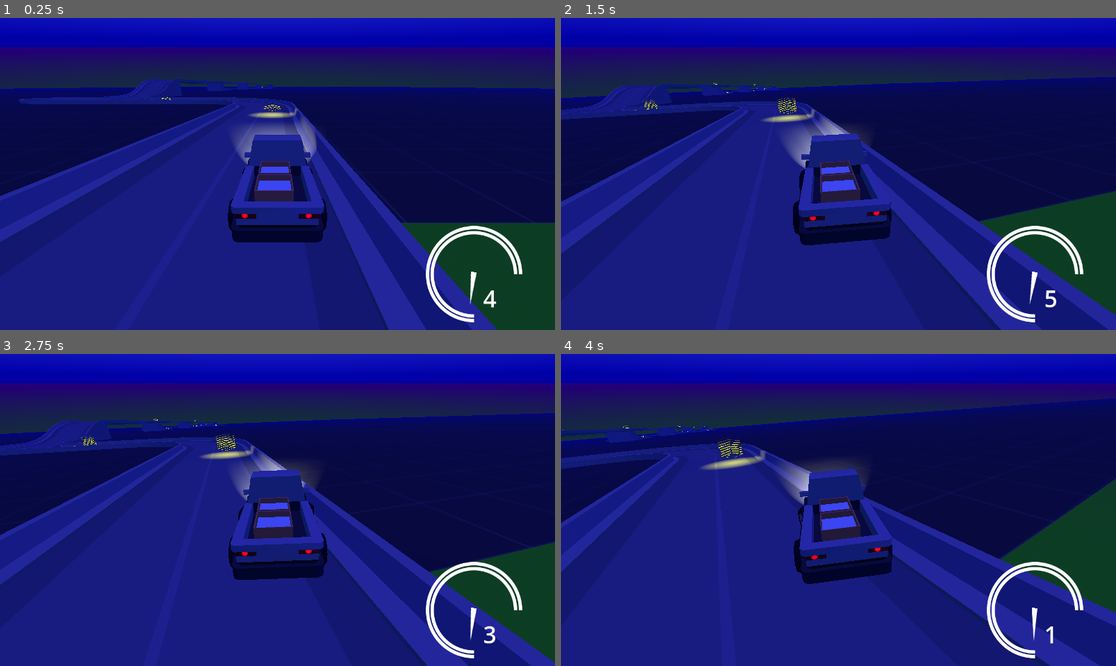
Above: before the commit, frames 1-4 (two rows, left to right).
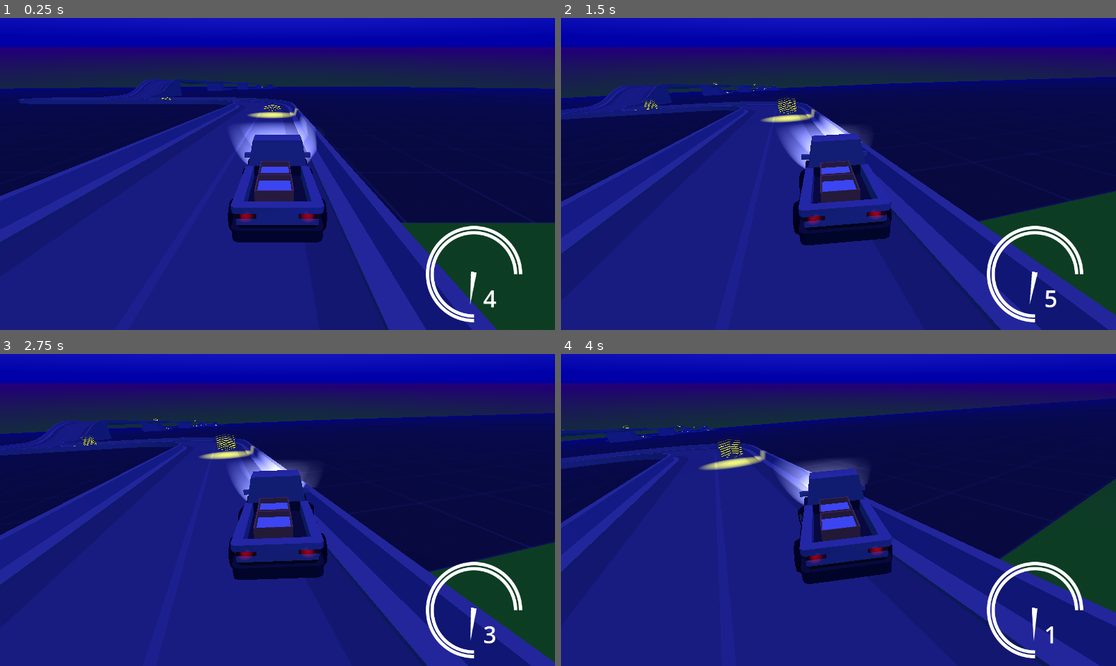
Above: after the commit, the same moments.

Repository: Yngwarr/tofu-delivery-game
Game: Godot game, scene res://scenes/Game.tscn
Two runs of this game, one before a commit and one after it. Both use one fixed random seed, a clock stepped at 60 frames per second and the inputs below.
Inputs:
- Up to frame 1 (0.25 s): no input
- Up to frame 2 (1.5 s): hold D (steer_right) 0.53-1.28 s; tap W (throttle) at 0.6, 1.35 s; hold S (brake) from 1.28 s (still down)
- Up to frame 3 (2.75 s): release S (brake) at 2.03 s; hold D (steer_right) from 2.03 s (still down); tap W (throttle) at 2.1 s
- Up to frame 4 (4 s): tap W (throttle) at 2.85, 3.6 s; release D (steer_right) at 3.53 s; hold A (steer_left) from 3.53 s (still down)

The runs differ from the first frame. In frame 1, 1.2% of the frame differs, in the area x 30-58%, y 26-66%; in frame 2, 1.1%; in frame 3, 1.0%; in frame 4, 1.2%.

Commit message:
vehicle lights

Diff:
--- a/scenes/Car.tscn
+++ b/scenes/Car.tscn
@@ -7,7 +7,8 @@
 [ext_resource type="PackedScene" uid="uid://u8myc7bt2m1t" path="res://models/cars/truckFlat.glb" id="4_40kqm"]
 [ext_resource type="PackedScene" uid="uid://yj1ac53ymcho" path="res://scenes/tofu_box.tscn" id="6_jm0d0"]
 [ext_resource type="PackedScene" uid="uid://clhlk046se2ui" path="res://scenes/Headlight.tscn" id="7_8gh1b"]
-[ext_resource type="PackedScene" uid="uid://cknmrcua4fnxu" path="res://scenes/taillight.tscn" id="8_nhpnl"]
+[ext_resource type="PackedScene" uid="uid://cknmrcua4fnxu" path="res://scenes/Taillight.tscn" id="8_nhpnl"]
+[ext_resource type="PackedScene" uid="uid://by6nefytksqll" path="res://scenes/Stoplight.tscn" id="9_tskr5"]
 
 [sub_resource type="PhysicsMaterial" id="PhysicsMaterial_yjs3a"]
 bounce = 0.5
@@ -105,6 +106,12 @@
 [node name="Taillight2" parent="." instance=ExtResource("8_nhpnl")]
 transform = Transform3D(-1, 1.81762e-08, -8.55124e-08, 1.76123e-16, 0.978148, 0.207912, 8.74228e-08, 0.207912, -0.978148, 0.859563, 0.716294, -2.73692)
 
+[node name="Stoplight" parent="." instance=ExtResource("9_tskr5")]
+transform = Transform3D(-1, 1.81762e-08, -8.55124e-08, 1.76123e-16, 0.978148, 0.207912, 8.74228e-08, 0.207912, -0.978148, -1.01578, 0.759396, -2.72418)
+
+[node name="Stoplight2" parent="." instance=ExtResource("9_tskr5")]
+transform = Transform3D(-1, 1.81762e-08, -8.55124e-08, 1.76123e-16, 0.978148, 0.207912, 8.74228e-08, 0.207912, -0.978148, 1.03006, 0.759396, -2.72418)
+
 [editable path="flw"]
 [editable path="rlw"]
 [editable path="truckFlat"]
--- a/scenes/Checkpoint.tscn
+++ b/scenes/Checkpoint.tscn
@@ -55,3 +55,4 @@
 light_color = Color(1, 1, 0, 1)
 light_energy = 6.0
 light_indirect_energy = 6.0
+omni_attenuation = 0.297302
--- a/scenes/Headlight.tscn
+++ b/scenes/Headlight.tscn
@@ -8,5 +8,6 @@
 [node name="SpotLight3D" type="SpotLight3D" parent="."]
 transform = Transform3D(0.999709, -0.0240962, -0.0010858, 0.0240962, 0.995657, 0.0899282, -0.00108585, -0.0899281, 0.995948, 0, 0, 0)
 light_energy = 16.0
+shadow_enabled = true
 spot_range = 21.2694
 spot_angle = 22.8779
--- /dev/null
+++ b/scenes/Stoplight.tscn
@@ -0,0 +1,12 @@
+[gd_scene load_steps=2 format=3 uid="uid://by6nefytksqll"]
+
+[ext_resource type="Script" path="res://src/Stoplight.gd" id="1_fvs1u"]
+
+[node name="Stoplight" type="OmniLight3D"]
+transform = Transform3D(-1, 1.81762e-08, -8.55124e-08, 1.76123e-16, 0.978148, 0.207912, 8.74228e-08, 0.207912, -0.978148, -0.819928, 0.716294, -2.73692)
+light_color = Color(1, 0, 0, 1)
+light_energy = 2.0
+shadow_enabled = true
+omni_range = 0.401497
+omni_attenuation = 0.554785
+script = ExtResource("1_fvs1u")
--- a/scenes/taillight.tscn
+++ b/scenes/Taillight.tscn
@@ -3,4 +3,8 @@
 [node name="Taillight" type="OmniLight3D"]
 transform = Transform3D(-1, 1.81762e-08, -8.55124e-08, 1.76123e-16, 0.978148, 0.207912, 8.74228e-08, 0.207912, -0.978148, -0.819928, 0.716294, -2.73692)
 light_color = Color(1, 0, 0, 1)
-omni_range = 0.134995
+light_energy = 0.5
+light_specular = 0.2
+shadow_enabled = true
+omni_range = 0.257835
+omni_attenuation = 0.574349
--- a/src/Car.gd
+++ b/src/Car.gd
@@ -3,6 +3,7 @@
 
 var steering_wheels: Array[VehicleWheel3D]
 var driving_wheels: Array[VehicleWheel3D]
+var stoplights: Array[Stoplight]
 
 var max_rpm := 2000
 var max_torque := 2000
@@ -13,7 +14,12 @@
 	# would've rather export arrays to fill in the inspector, but issue #62916
 	# still persists in Godot 4.0.2
 	for c in get_children():
+		if c is Stoplight:
+			stoplights.append(c)
+			continue
+
 		if !(c is VehicleWheel3D): continue
+
 		if c.use_as_traction:
 			driving_wheels.append(c)
 		if c.use_as_steering:
@@ -28,3 +34,6 @@
 	steering = lerp(steering,
 		Input.get_axis("steer_right", "steer_left") * steer_multiplier,
 		steer_smoothness * delta)
+
+	for light in stoplights:
+		light.visible = throttle < 0
--- /dev/null
+++ b/src/Reverselight.gd
@@ -0,0 +1,2 @@
+class_name Reverselight
+extends OmniLight3D
--- /dev/null
+++ b/src/Stoplight.gd
@@ -0,0 +1,2 @@
+class_name Stoplight
+extends OmniLight3D
Not shown: 1 places in scenes/Car.tscn that only renumber resources
Not shown: 1 places in scenes/Game.tscn that only renumber resources
